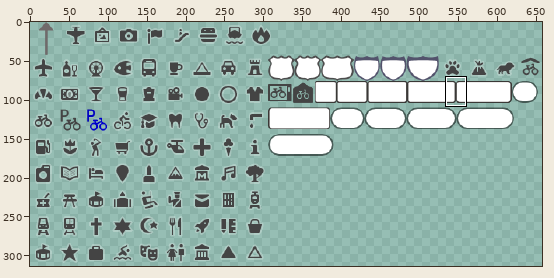
Sprite sheet -- ansible/roles/tilemaker/files/sprite@2x.png. The picture above shows the old version from afar; the outline marks the close-up.
Close-up. Old version:
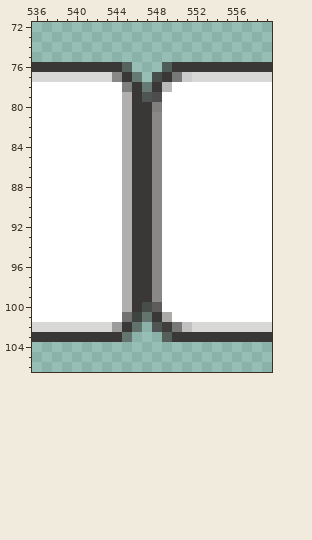
The file is 658x314 pixels. Pixels under 10% opacity are left out. Colours within 5 levels of each other are drawn and written as one. Shown: x 536..559, y 72..106. The commit also changed other parts of the picture, which this record leaves out.
The same view after the edit:
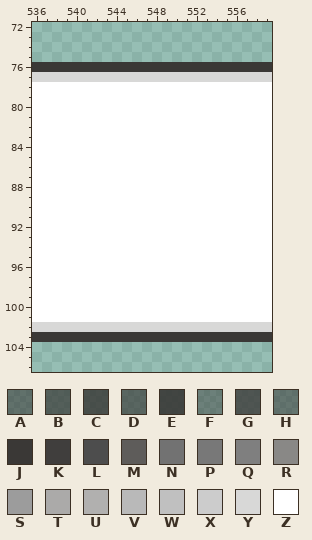
Palette (. is transparent): A #38363491  B #383734b3  C #383734cf  D #383735a6  E #383735e5  F #39363474  G #393635c4  H #3937358a  J #3a3836  K #403e3d  L #4d4d4d  M #5e5c5a  N #727272  P #787878  Q #7f7f7f  R #898886  S #9c9c9c  T #abaaa9  U #b1b0af  V #b9b9b9  W #c0c0c0  X #cccccc  Y #d8d8d7  Z #ffffff
Change:
{"y":76,"x":545,"old":"D...B","new":"JJJJJ"}
{"y":77,"x":544,"old":"RJF.CJPX","new":"YYYYYYYY"}
{"y":78,"x":545,"old":"QJFJV","new":"ZZZZZ"}
{"y":79,"x":545,"old":"UJGL","new":"ZZZZ"}
{"y":80,"x":545,"old":"UJJQ","new":"ZZZZ"}
{"y":81,"x":545,"old":"UJJR","new":"ZZZZ"}
{"y":82,"x":545,"old":"UJJR","new":"ZZZZ"}
{"y":83,"x":545,"old":"UJJR","new":"ZZZZ"}
{"y":84,"x":545,"old":"UJJR","new":"ZZZZ"}
{"y":85,"x":545,"old":"UJJR","new":"ZZZZ"}
{"y":86,"x":545,"old":"UJJR","new":"ZZZZ"}
{"y":87,"x":545,"old":"UJJR","new":"ZZZZ"}
{"y":88,"x":545,"old":"UJJR","new":"ZZZZ"}
{"y":89,"x":545,"old":"UJJR","new":"ZZZZ"}
{"y":90,"x":545,"old":"UJJR","new":"ZZZZ"}
{"y":91,"x":545,"old":"UJJR","new":"ZZZZ"}
{"y":92,"x":545,"old":"UJJR","new":"ZZZZ"}
{"y":93,"x":545,"old":"UJJR","new":"ZZZZ"}
{"y":94,"x":545,"old":"UJJR","new":"ZZZZ"}
{"y":95,"x":545,"old":"UJJR","new":"ZZZZ"}
{"y":96,"x":545,"old":"UJJR","new":"ZZZZ"}
{"y":97,"x":545,"old":"UJJR","new":"ZZZZ"}
{"y":98,"x":545,"old":"UJJR","new":"ZZZZ"}
{"y":99,"x":545,"old":"UJJR","new":"ZZZZ"}
{"y":100,"x":545,"old":"UJCM","new":"ZZZZ"}
{"y":101,"x":545,"old":"NEHJT","new":"ZZZZZ"}
{"y":102,"x":544,"old":"SJA.GKPW","new":"YYYYYYYY"}
{"y":103,"x":545,"old":"H...B","new":"JJJJJ"}
